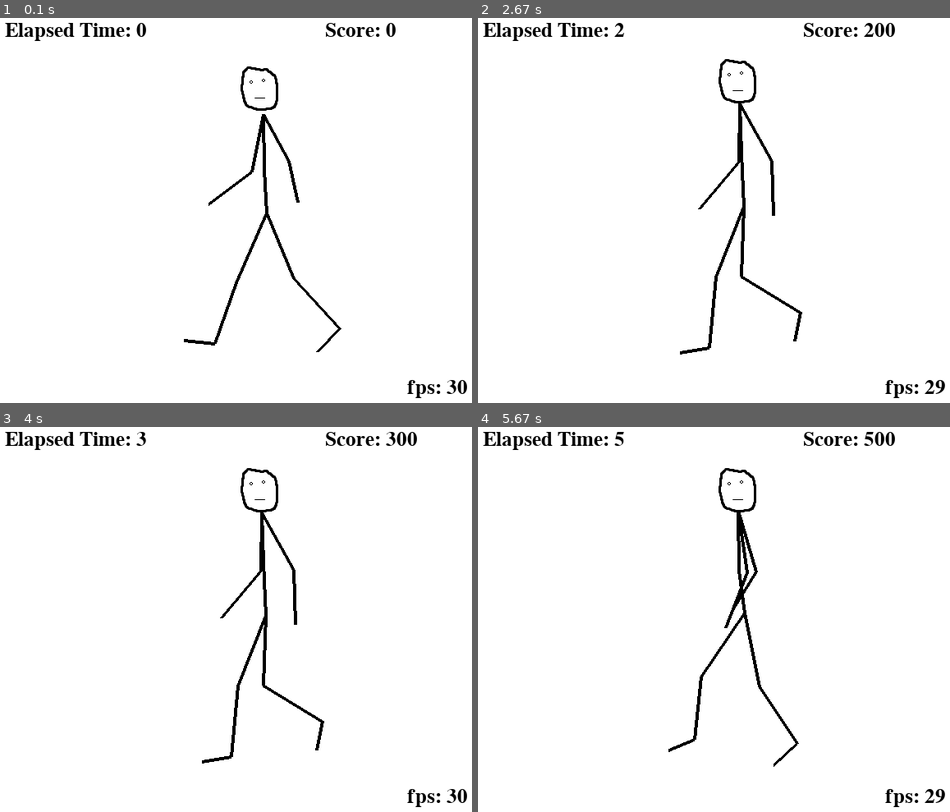
Above: before the commit, frames 1-4 (two rows, left to right).
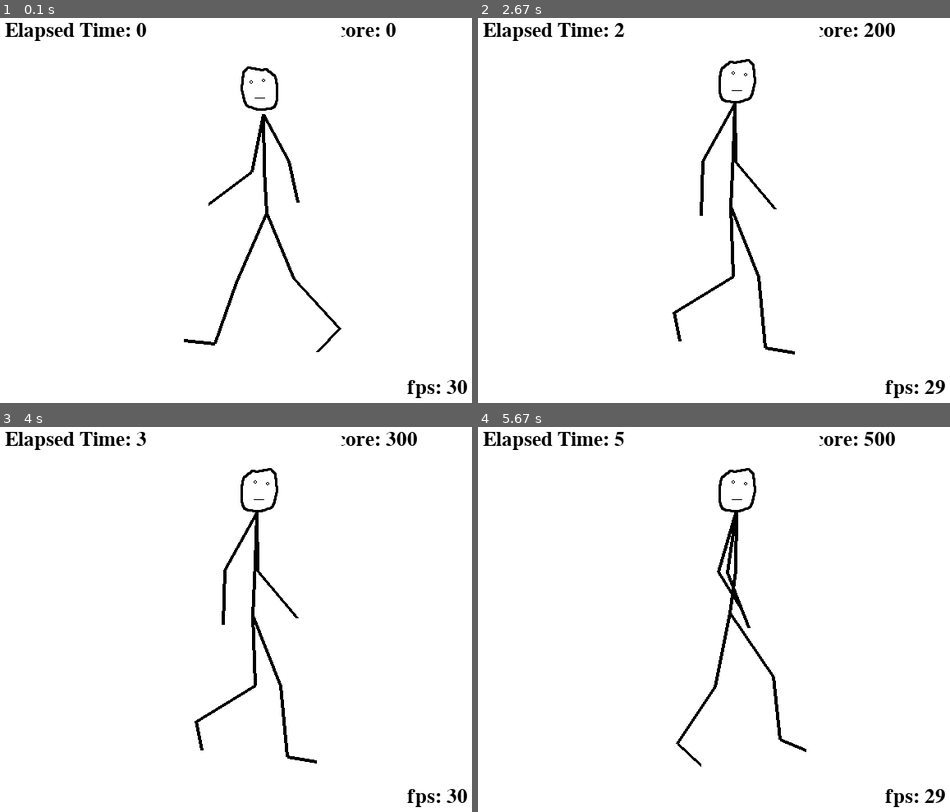
Above: after the commit, the same moments.

Repository: fbessho/raspberry-pi
Game: pygame game, started from walking_human/walking_human.py
Two runs of this game, one before a commit and one after it. Both use one fixed random seed, a clock stepped at 60 frames per second and the inputs below.
Inputs:
- Up to frame 1 (0.1 s): no input
- Up to frame 2 (2.67 s): hold Right 0.33-0.8 s; hold Right 0.83-1.3 s; hold Left 1.33-1.87 s; hold Right from 2.33 s (still down)
- Up to frame 3 (4 s): release Right at 2.97 s; hold Left 3-3.47 s; hold Right 3.5-3.97 s
- Up to frame 4 (5.67 s): hold Right 4-4.47 s; hold Left 4.5-5.03 s; hold Right from 5.5 s (still down)

The runs differ from the first frame. In frame 1, less than 0.1% of the frame differs, in the area x 69-73%, y 1-5%; in frame 2, 2.3%, in the area x 41-73%, y 1-88%; in frame 3, 2.3%; in frame 4, 2.1%.

Commit message:
Add direction to a human and keyboard event

Diff:
--- /dev/null
+++ b/walking_human/human.py
@@ -0,0 +1,3 @@
+class Human():
+    def __init__(self):
+        self.direction = "left"
--- a/walking_human/walking_human.py
+++ b/walking_human/walking_human.py
@@ -1,10 +1,13 @@
 import pygame
 import time
 from positions import positions
+from human import Human
+from pygame.locals import *
 
 WIDTH = 640
 HEIGHT = 480
-COLOR = pygame.Color(0, 0, 0)
+COLOR_BLACK = pygame.Color(0, 0, 0)
+COLOR_WHITE = pygame.Color(255, 255, 255)
 LINE_WIDTH = 4
 SEC_PER_FRAME = 0.1
 HEADER_FONT = None # initialized after pygame.init()
@@ -19,30 +22,48 @@
     fps = pygame.time.Clock()
 
     start_time = time.time()
+    human = Human()
 
     while True:
+        quit_flag = False
         for position in positions:
-            window.fill(pygame.Color(255, 255, 255))
+            quit_flag = handle_event(human)
+            if quit_flag:
+                return
+
+            window.fill(COLOR_WHITE)
             draw_header(window, start_time)
             draw_fps(window)
-            draw_human(window, position, face_image)
+            draw_human(window, position, face_image, human)
             pygame.display.update()
             fps.tick(30)
 
+# Returns True if program should exit
+def handle_event(human):
+    for event in pygame.event.get():
         # Quit when the close button in the window is pressed
-        if pygame.QUIT in [e.type for e in pygame.event.get()]:
-            break
+        if event.type == pygame.QUIT:
+            return True
+        if event.type == pygame.KEYDOWN:
+            if event.key == K_ESCAPE:
+                return True
+            if event.key == K_RIGHT:
+                human.direction = "right"
+            if event.key == K_LEFT:
+                human.direction = "left"
+
+    return False
 
 # Draw time and score
 def draw_header(window, start_time):
     # Draw elapsed time
     elapsed_sec = int(time.time() - start_time)
-    time_surface = HEADER_FONT.render("Elapsed Time: %d" % elapsed_sec, 1, COLOR)
+    time_surface = HEADER_FONT.render("Elapsed Time: %d" % elapsed_sec, 1, COLOR_BLACK)
     window.blit(time_surface, (10, 10))
 
     # Draw score
     score = elapsed_sec * 100
-    score_surface = HEADER_FONT.render("Score: %d" % score, 1, COLOR)
+    score_surface = HEADER_FONT.render("Score: %d" % score, 1, COLOR_BLACK)
     window.blit(score_surface, (WIDTH-240, 10))
 
 # Draw fps at bottom-right
@@ -56,38 +77,51 @@
     draw_fps.frame_time_previous = current_time
     fps = 1 / (current_time - previous_time)
 
-    fps_surface = HEADER_FONT.render("fps: %d" % fps, 1, COLOR)
+    fps_surface = HEADER_FONT.render("fps: %d" % fps, 1, COLOR_BLACK)
     window.blit(fps_surface, (WIDTH-20*7, HEIGHT-35)) # 20*7 = (pixels of 1 char) * (num of characters)
 
-def draw_human(window, position, face_image):
-    normalized_points = normalize(position, WIDTH/2)
+def draw_human(window, position, face_image, human):
+    human_size = 200, HEIGHT
+    human_surface = pygame.Surface(human_size)
+    human_surface.fill(COLOR_WHITE)
+
+    normalized_points = normalize(position, human_size[0]/2)
     (face_center,    neck,   back,   hip,
      r_elbow, r_hand, r_knee, r_ankle, r_toe,
      l_elbow, l_hand, l_knee, l_ankle, l_toe) = normalized_points
 
     # draw face
     face_width, face_height = face_image.get_size()
-    face_top = face_center[0] - face_width/2
-    face_left = face_center[1] - face_height/2
-    window.blit(face_image, (face_top, face_left))
+    face_left = face_center[0] - face_width/2
+    face_top = face_center[1] - face_height/2
+    human_surface.blit(face_image, (face_left, face_top))
 
     # draw lines
-    pygame.draw.line(window, COLOR, neck, back, LINE_WIDTH)
-    pygame.draw.line(window, COLOR, back, hip,  LINE_WIDTH)
+    pygame.draw.line(human_surface, COLOR_BLACK, neck, back, LINE_WIDTH)
+    pygame.draw.line(human_surface, COLOR_BLACK, back, hip,  LINE_WIDTH)
 
-    pygame.draw.line(window, COLOR, neck,    r_elbow, LINE_WIDTH)
-    pygame.draw.line(window, COLOR, r_elbow, r_hand,  LINE_WIDTH)
-    pygame.draw.line(window, COLOR, hip,     r_knee,  LINE_WIDTH)
-    pygame.draw.line(window, COLOR, r_knee,  r_ankle, LINE_WIDTH)
-    pygame.draw.line(window, COLOR, r_ankle, r_toe,   LINE_WIDTH)
+    pygame.draw.line(human_surface, COLOR_BLACK, neck,    r_elbow, LINE_WIDTH)
+    pygame.draw.line(human_surface, COLOR_BLACK, r_elbow, r_hand,  LINE_WIDTH)
+    pygame.draw.line(human_surface, COLOR_BLACK, hip,     r_knee,  LINE_WIDTH)
+    pygame.draw.line(human_surface, COLOR_BLACK, r_knee,  r_ankle, LINE_WIDTH)
+    pygame.draw.line(human_surface, COLOR_BLACK, r_ankle, r_toe,   LINE_WIDTH)
 
-    pygame.draw.line(window, COLOR, neck,    l_elbow, LINE_WIDTH)
-    pygame.draw.line(window, COLOR, l_elbow, l_hand,  LINE_WIDTH)
-    pygame.draw.line(window, COLOR, hip,     l_knee,  LINE_WIDTH)
-    pygame.draw.line(window, COLOR, l_knee,  l_ankle, LINE_WIDTH)
-    pygame.draw.line(window, COLOR, l_ankle, l_toe,   LINE_WIDTH)
+    pygame.draw.line(human_surface, COLOR_BLACK, neck,    l_elbow, LINE_WIDTH)
+    pygame.draw.line(human_surface, COLOR_BLACK, l_elbow, l_hand,  LINE_WIDTH)
+    pygame.draw.line(human_surface, COLOR_BLACK, hip,     l_knee,  LINE_WIDTH)
+    pygame.draw.line(human_surface, COLOR_BLACK, l_knee,  l_ankle, LINE_WIDTH)
+    pygame.draw.line(human_surface, COLOR_BLACK, l_ankle, l_toe,   LINE_WIDTH)
 
     # print(normalized_points)
+
+    # Human directs left as default. Flip image when "right" is set as the direction.
+    if human.direction.lower().startswith("r"):
+        human_surface = pygame.transform.flip(human_surface,
+                                              True, # xbool
+                                              False # ybool
+        )
+
+    window.blit(human_surface, (WIDTH/2 - human_size[0]/2, 0))
 
 # Set x of human's face to center, and convert float to int
 def normalize(points, center):
